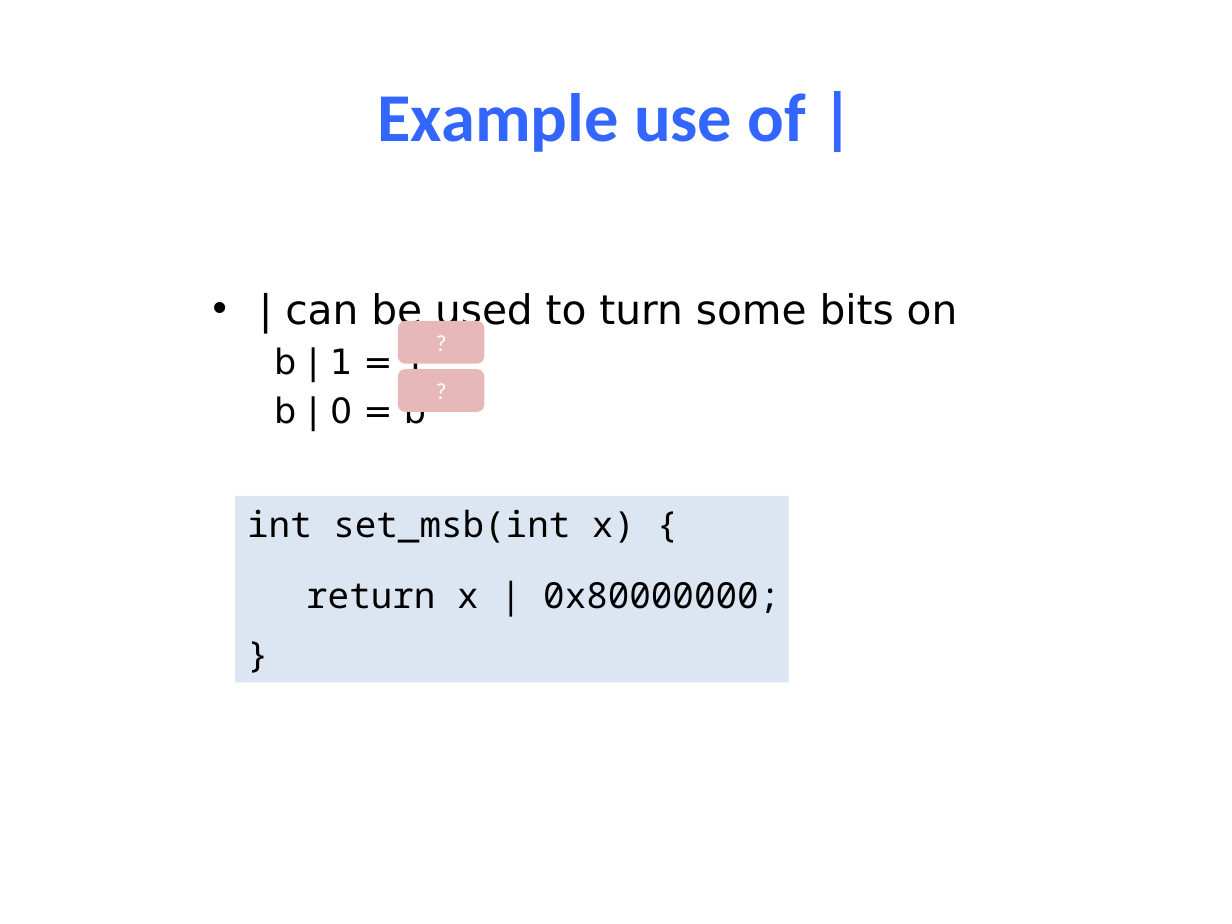
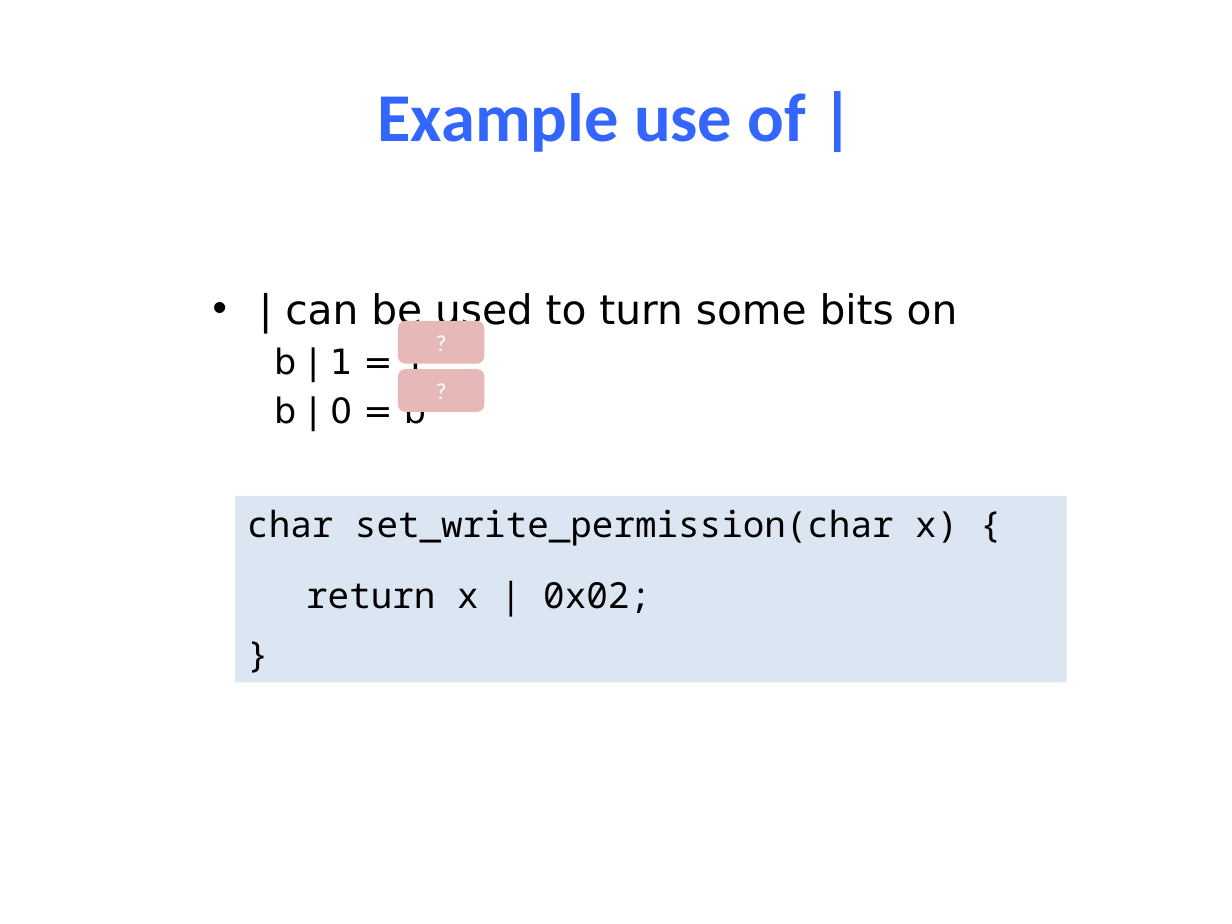
Before and after one commit to NYU-CSO/nyu-cso.github.io, a slide deck: slide 20 of notes/04-C_Basics.pptx (slide 18 before the commit). Drawn at 1232x924 pixels with LibreOffice and Linux fonts; fonts in the diff are those of the drawing. Boxes give left, top, right and bottom in pixels: in the first picture for what was removed or moved away, otherwise in the second. Text is boxed around its words. In the diff, an @@ line names an element or a change of style, - is before the commit and + after.

```diff
--- a/notes/04-C_Basics.pptx
+++ b/notes/04-C_Basics.pptx
@@ rectangle "char set_write_permission(char x) {" resized from (x1=235, y1=495, x2=788, y2=681) to (x1=235, y1=495, x2=1067, y2=681) @@
@@ text in rectangle at (x1=247, y1=509, x2=958, y2=546): text changed @@
-int set_msb(int x) {
+char set_write_permission(char x) {
@@ text at (x1=306, y1=582, x2=651, y2=613): text changed @@
-return x | 0x80000000;
+return x | 0x02;
```
Also in this commit, not shown: 4 other slides changed, 3 slides added, 1 other file.
